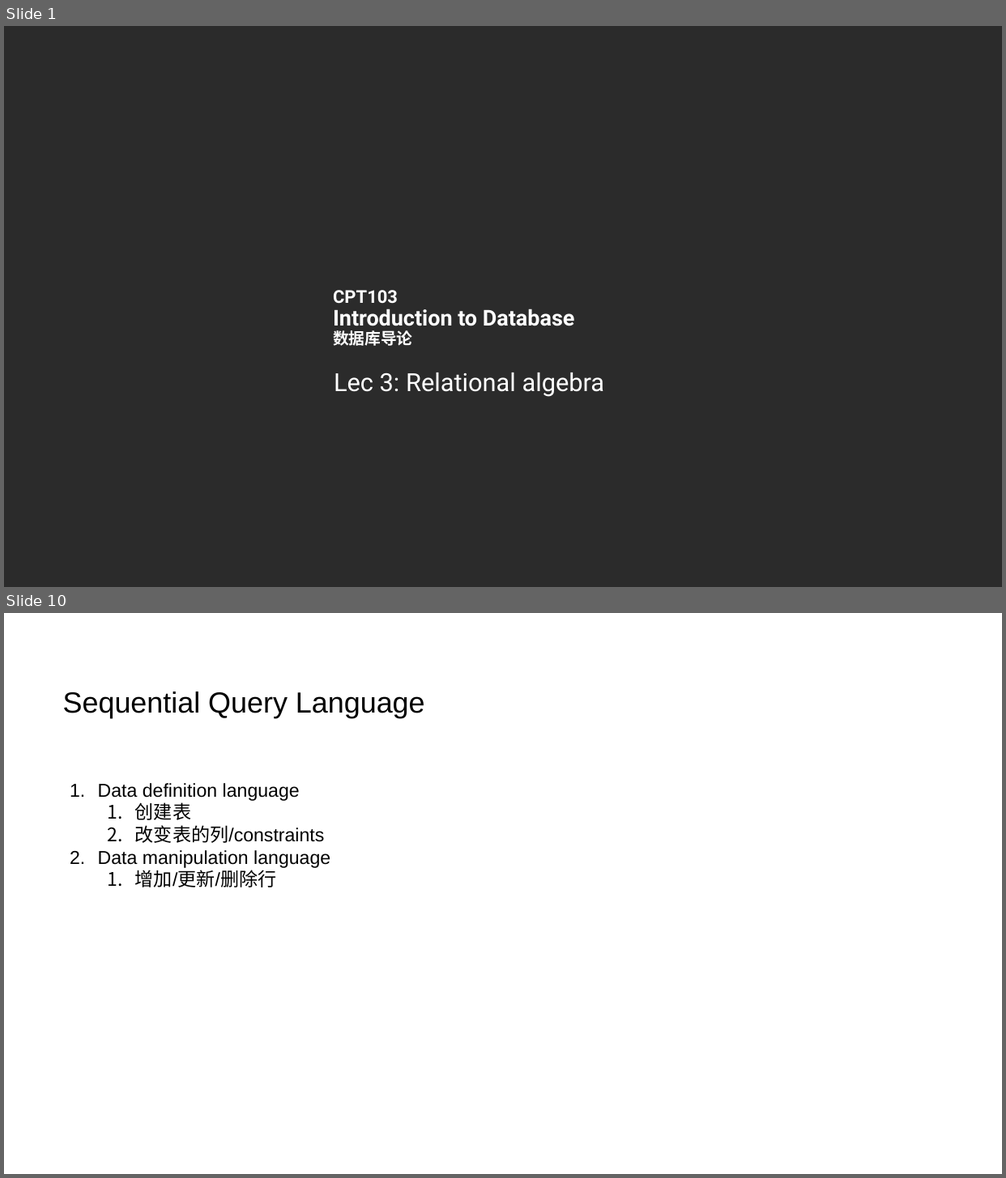
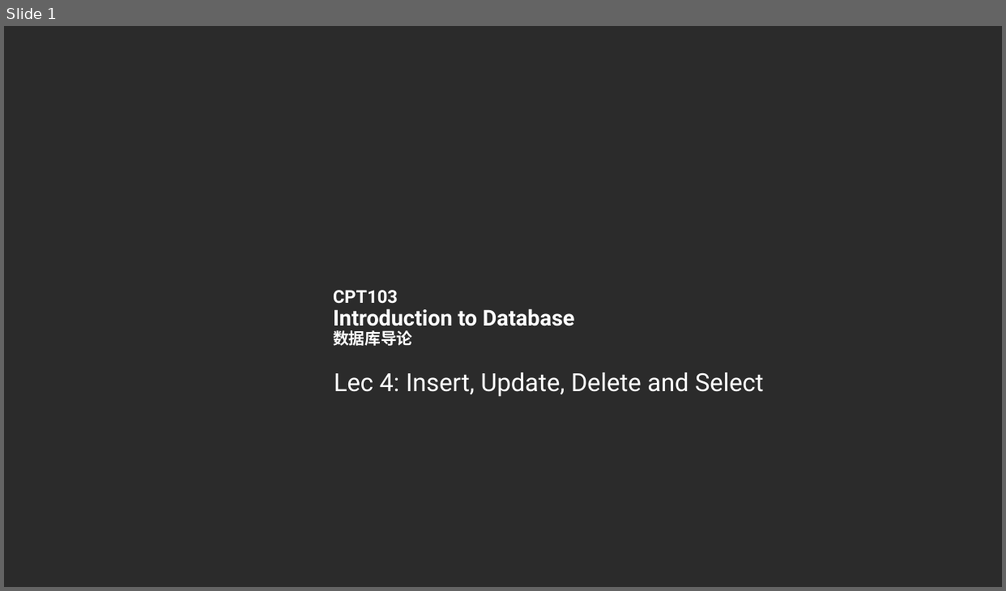
Before and after one commit to FawcettSimiyu/CPT103-Files, a slide deck: Presentation/Lec4/CPT103_Lec4.pptx. Shown one above the other, each under a label of ours: slides 1 and 10 before the commit, slide 1 after it; the slides between them are not shown. The pictures are 1006x1178 and 1006x591 pixels, drawn with LibreOffice and Linux fonts; fonts in the diff are those of the drawing; background and template pictures are left out; a plain dark background stands for a picture behind light text. Boxes give left, top, right and bottom in pixels: in the first picture for what was removed or moved away, otherwise in the second. Text is boxed around its words. In the diff, an @@ line names an element or a change of style, - is before the commit and + after.

```diff
--- a/Presentation/Lec4/CPT103_Lec4.pptx
+++ b/Presentation/Lec4/CPT103_Lec4.pptx
@@ slide 10 removed at (4,613,1002,1174), background #FFFFFF @@
@@ text removed at (63,692,425,718) @@
-Sequential Query Language
@@ text removed at (98,783,330,888) @@
-1. Data definition language
-  1. 创建表
-  2. 改变表的列/constraints
-2. Data manipulation language
-  1. 增加/更新/删除行
@@ slide 1 changed as well @@
@@ text at (334,373,764,397): text changed @@
-Lec 3: Relational algebra
+Lec 4: Insert, Update, Delete and Select
```
Also in this commit, not shown: 3 slides added, 31 other slides removed, 4 other files.
